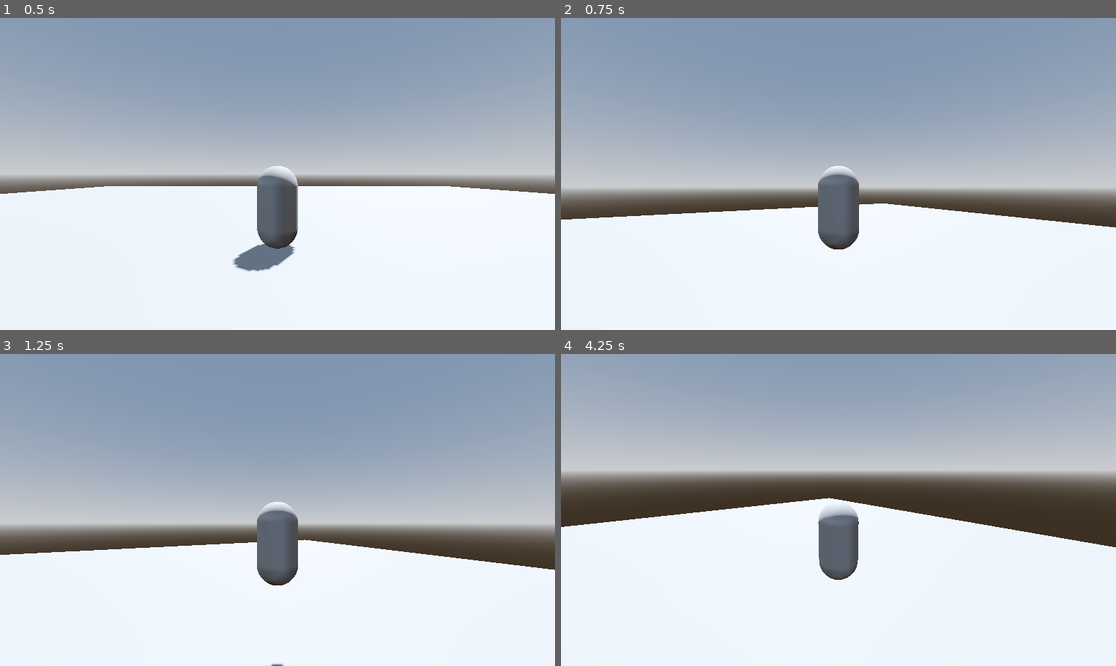
Above: before the commit, frames 1-4 (two rows, left to right).
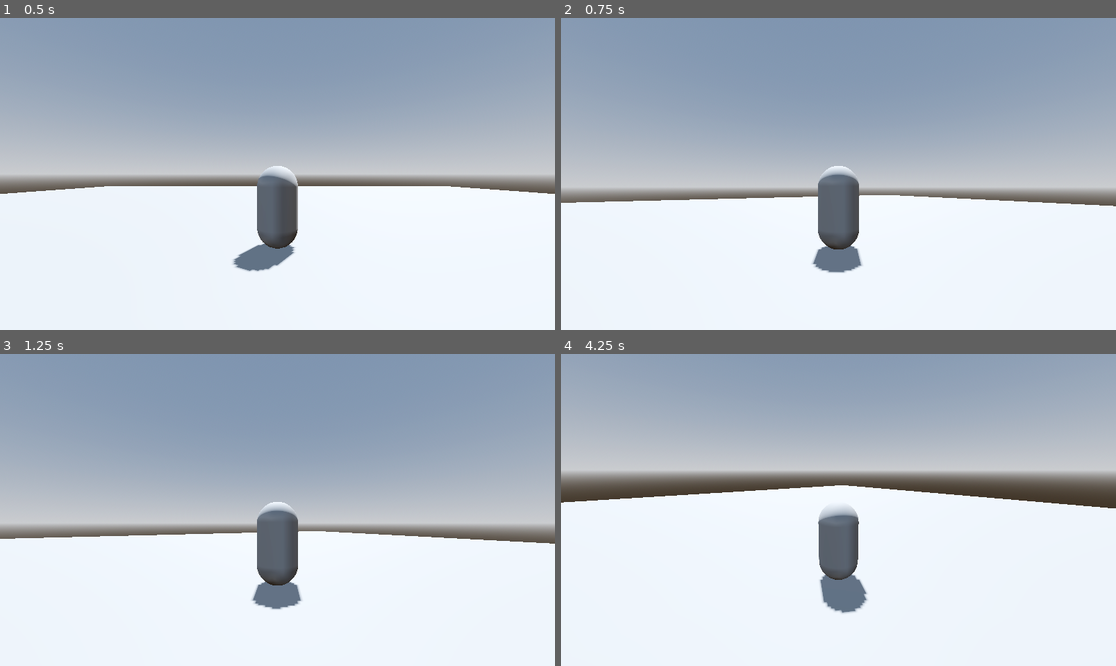
Above: after the commit, the same moments.

Repository: Zokerus/Grenzmark
Game: Godot game, scene res://scenes/world/TestMap.tscn
Same seed, same stepped clock (60 frames per second), same inputs: the game is played once before the commit and once after it. The project has no main scene, so this scene is started directly.
Inputs (mouse positions are in pixels of both pictures, inside the frame that each line leads up to):
- Up to frame 1 (0.5 s): no input
- Up to frame 2 (0.75 s): tap Enter (ui_accept) at 0.5, 0.6 s; move the mouse to (960, 158) at 0.52 s; hold D (move_right) from 0.53 s (still down)
- Up to frame 3 (1.25 s): keep holding D (move_right); tap Enter (ui_accept) at 0.77, 1.07 s
- Up to frame 4 (4.25 s): move the mouse to (727, 525) at 1.27 s; release D (move_right) at 1.28 s; hold S (move_backward) 1.28-2.03 s; tap Enter (ui_accept) at 1.35, 1.52, 1.82, 2.1, 2.75, 2.85, 3.02, 3.32, 3.6, 3.77, 4.07 s; move the mouse to (894, 441) at 2.02 s; hold D (move_right) 2.03-2.78 s; move the mouse to (810, 572) at 2.77 s; hold W (move_forward) 2.78-3.53 s; move the mouse to (1005, 556) at 3.52 s; hold A (move_left) from 3.53 s (still down)

Frame 1 is identical in both runs. In frame 2, 4.8% of the frame differs, in the area x 0-100%, y 56-82%; in frame 3, 5.1%; in frame 4, 8.0%, in the area x 0-100%, y 42-84%.

Commit message:
fix minor bugs
delete duplicate move_and_slide call in playercontroller
delete jump code
delete global_transform call in camera_spring_arm

Diff:
--- a/scenes/player/player.tscn
+++ b/scenes/player/player.tscn
@@ -9,10 +9,6 @@
 
 [node name="Player" type="CharacterBody3D"]
 script = ExtResource("1_dovo2")
-mouseSensitivity = null
-padLookSensitivity = null
-min_vertical_boundary = null
-max_vertical_boundary = null
 
 [node name="CollisionShape3D" type="CollisionShape3D" parent="."]
 shape = SubResource("CapsuleShape3D_x7p2l")
--- a/scripts/player/camera_spring_arm.gd
+++ b/scripts/player/camera_spring_arm.gd
@@ -35,9 +35,9 @@
 		desired_len = clampf(local_hit.z - camera_margin, min_length, max_length)
 
 	# smooth
-	current_len = desired_len#lerpf(current_len, desired_len, 1.0 - exp(-smooth_speed * delta))
+	current_len = lerpf(current_len, desired_len, 1.0 - exp(-smooth_speed * delta))
 
 	# Kamera entlang -Z setzen
 	camera_3d.position = Vector3(0, 0, current_len)
 
-	global_transform = global_transform.interpolate_with(target.global_transform, 1.0 - exp(-decay * delta))
+	#global_transform = global_transform.interpolate_with(target.global_transform, 1.0 - exp(-decay * delta))
--- a/scripts/player/player_controller.gd
+++ b/scripts/player/player_controller.gd
@@ -27,10 +27,6 @@
 	# Add the gravity.
 	if not is_on_floor():
 		velocity += get_gravity() * delta
-
-	# Handle jump.
-	if Input.is_action_just_pressed("ui_accept") and is_on_floor():
-		velocity.y = JUMP_VELOCITY
 
 	move_and_slide()
 
@@ -64,5 +60,3 @@
 	var direction := (transform.basis * Vector3(inputDir.x, 0, inputDir.y)).normalized()
 	velocity.x = direction.x * moveSpeed
 	velocity.z = direction.z * moveSpeed
-
-	move_and_slide()
